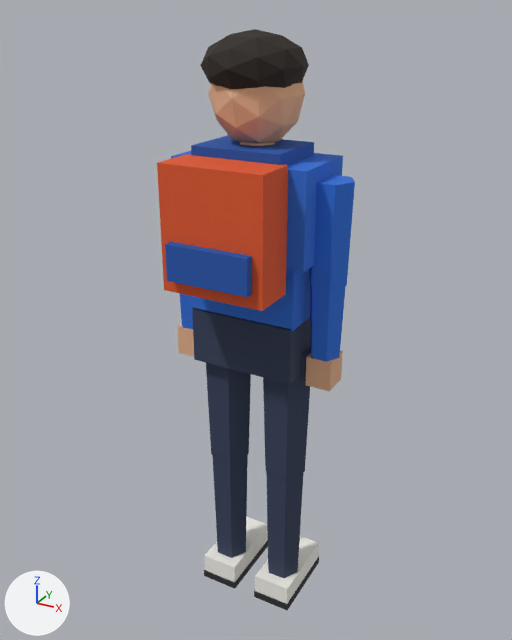
Before and after pictures for a commit that changed the glTF model web/public/assets/char_hero.glb.
Before and after are seen from a 50 mm lens placed at (0.923, -1.627, 0.822), pointed at (-0.001, 0.053, -0.018). Every picture has the same lights, and +X, +Y and +Z are marked at lower left. The first picture is the older version. Vertices at exactly the same position are counted once.

The older version as bpy lines, for what is in view:
```python
me_char_hero = bpy.data.meshes.new('char_hero')
me_char_hero.from_pydata(...)  # 304 vertices, 500 faces; spans x -0.28..0.28, y -0.21..0.23, z -1.0..0.77
me_char_hero.materials.append(mat_mat_palette)
ob_char_hero = bpy.data.objects.new('char_hero', me_char_hero)
ob_char_hero.location = (0.0, 0.0, 0.0)
```
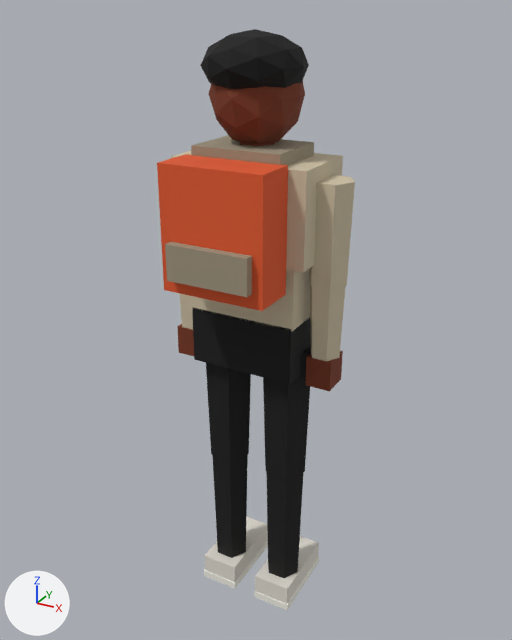
The edits, one by one:
me_char_hero has 304 vertices, 500 faces and spans x -0.28..0.28, y -0.21..0.23, z -1.0..0.77.
me_char_hero is used by ob_char_hero; location (0.0, 0.0, 0.0).
me_char_hero part 1: 116 faces centred in x -0.26..0.26, y -0.06..0.17, z -0.17..0.74 are repainted in the vertex colours; the middle colour goes from beige #e9b48f to brown #78351c.
me_char_hero part 2: 176 faces centred in x -0.27..0.27, y -0.21..0.23, z -1.0..0.49 are repainted in the vertex colours; the middle colour goes from blue #2e70db to beige #d1c4a8.
me_char_hero part 3: 92 faces centred in x -0.16..0.16, y -0.04..0.16, z -0.92..0.02 are repainted in the vertex colours; the middle colour goes from dark blue #35405a to black #0d0d0d.
me_char_hero part 4: 80 faces centred in x -0.12..0.12, y -0.08..0.17, z 0.61..0.77 are repainted in the vertex colours; the middle colour goes from black #2a221c to black #000000.

Location of each change, [x1, y1, x2, y2] in pixels of the pictures (512 x 640 px):
part 1 of me_char_hero, recoloured: [177, 81, 343, 392] in both
part 2 of me_char_hero, recoloured (blue to beige): [165, 135, 355, 610] in both
part 3 of me_char_hero, recoloured (dark blue to black): [192, 307, 311, 578] in both
part 4 of me_char_hero, recoloured: [201, 29, 305, 89] in both
